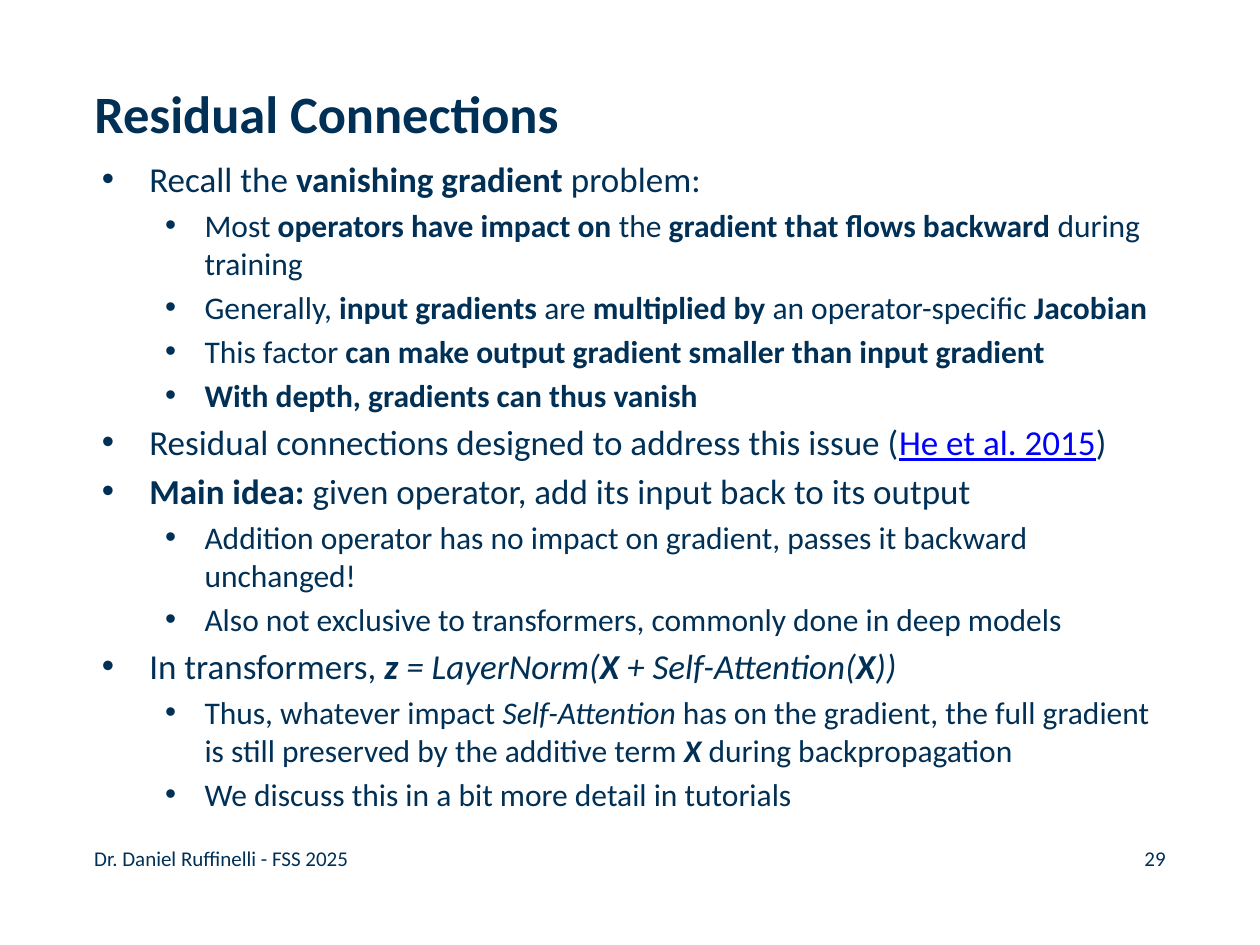
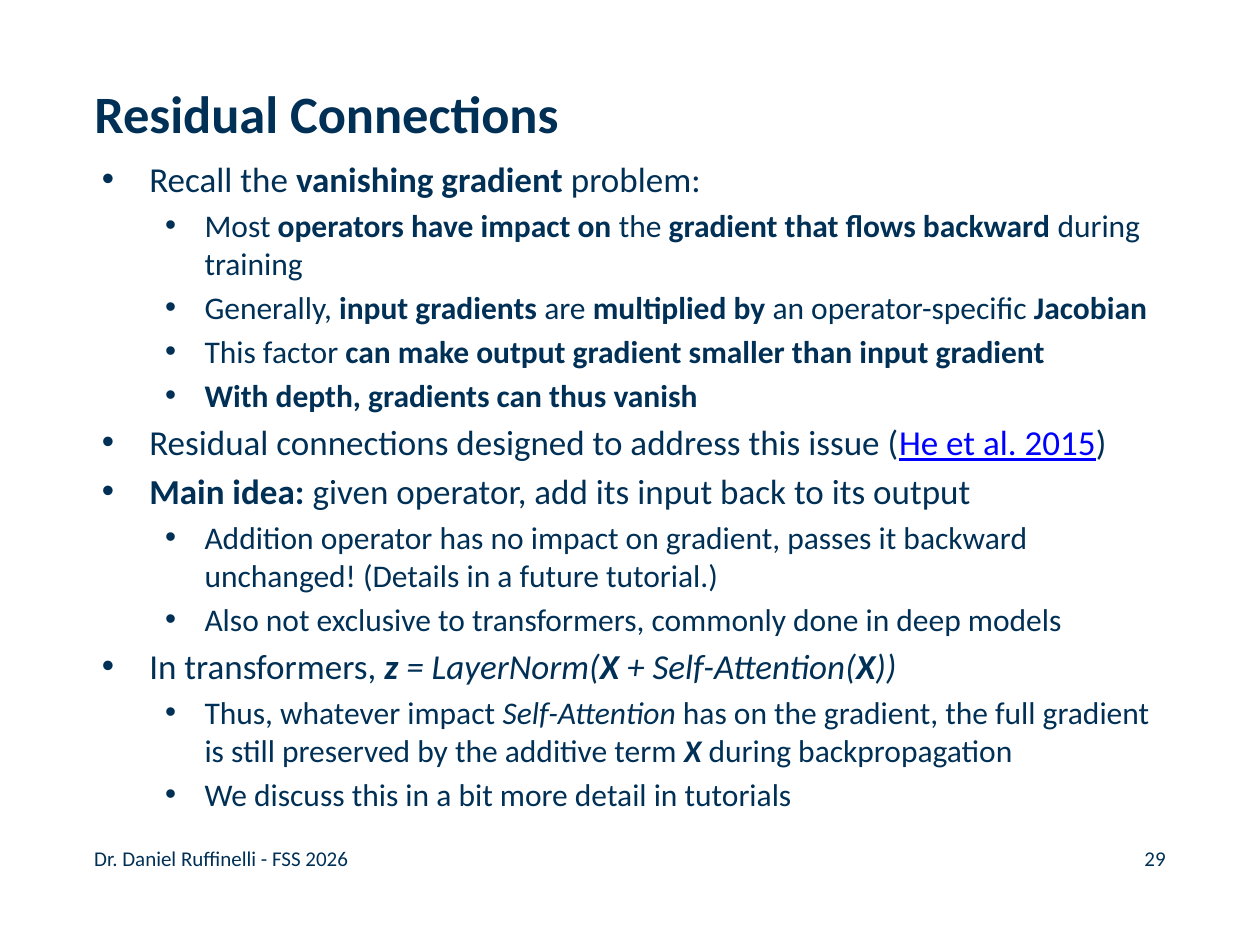
Before and after one commit to rufex2001/teaching_llms, a slide deck: slide 29 of lectures/04_transformers/04_transformers.pptx. Drawn at 1260x945 pixels with LibreOffice and Linux fonts; fonts in the diff are those of the drawing; background and template pictures are left out. Boxes give left, top, right and bottom in pixels: in the first picture for what was removed or moved away, otherwise in the second. Text is boxed around its words. In the diff, an @@ line names an element or a change of style, - is before the commit and + after.

```diff
--- a/lectures/04_transformers/04_transformers.pptx
+++ b/lectures/04_transformers/04_transformers.pptx
@@ text at (x1=205, y1=527, x2=1027, y2=593): text changed @@
-  • Addition operator has no impact on gradient, passes it backward unchanged!
+  • Addition operator has no impact on gradient, passes it backward unchanged! (Details in a future tutorial.)
@@ text at (x1=94, y1=851, x2=347, y2=866): text changed @@
-Dr. Daniel Ruffinelli - FSS 2025
+Dr. Daniel Ruffinelli - FSS 2026
```
Also in this commit, not shown: 34 other slides changed, 1 other file.
